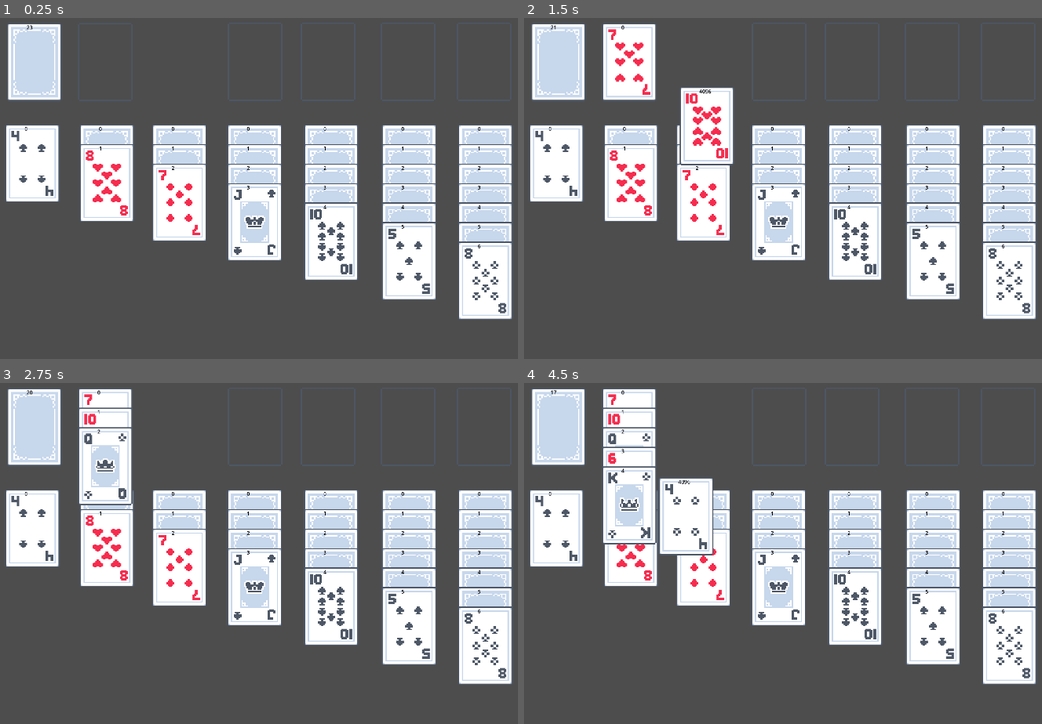
Above: before the commit, frames 1-4 (two rows, left to right).
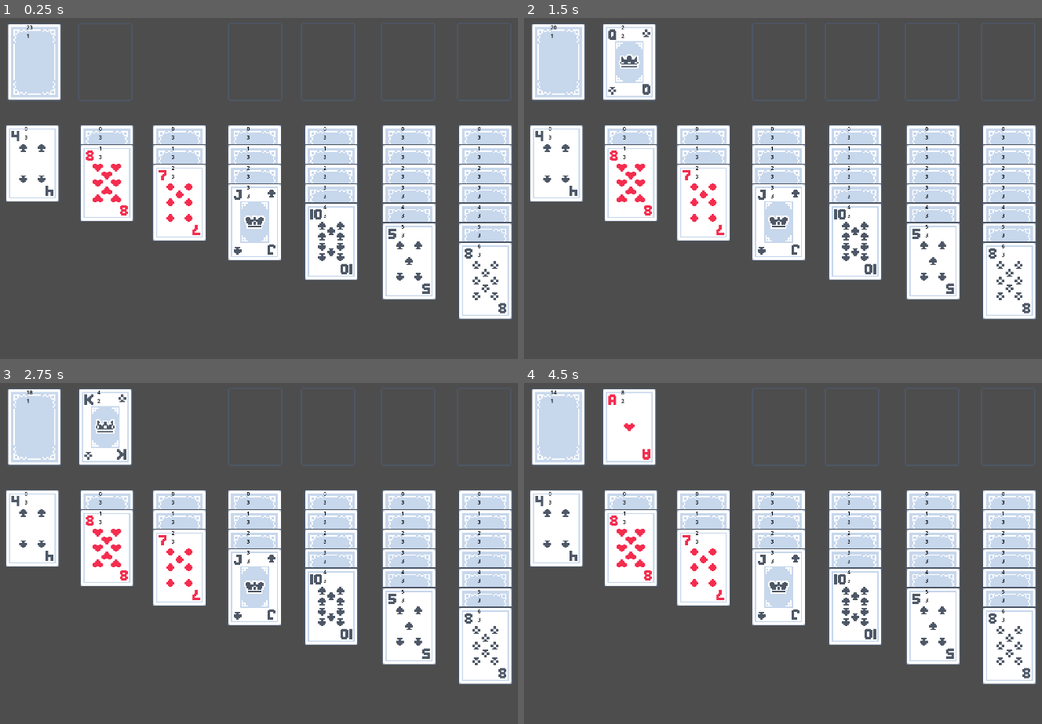
Above: after the commit, the same moments.

Repository: pekuja/plim-plom-solitaire
Game: Godot game, scene res://scenes/main.tscn
Same seed, same stepped clock (60 frames per second), same inputs: the game is played once before the commit and once after it.
Inputs (mouse positions are in pixels of both pictures, inside the frame that each line leads up to):
- Up to frame 1 (0.25 s): no input
- Up to frame 2 (1.5 s): tap Enter at 0.5 s; drag from (560, 62) to (886, 106) at 0.52 s; drag from (560, 62) to (793, 253) at 1.27 s
- Up to frame 3 (2.75 s): move the mouse to (36, 427) at 2.02 s; click (36, 427) at 2.17 s
- Up to frame 4 (4.5 s): tap Space at 2.75 s; drag from (560, 427) to (632, 495) at 2.77 s; drag from (560, 427) to (855, 546) at 3.52 s; drag from (560, 427) to (726, 461) at 4.27 s

The runs differ from the first frame. In frame 1, 0.1% of the frame differs, in the area x 4-93%, y 4-71%; in frame 2, 3.0%; in frame 3, 2.3%; in frame 4, 4.4%, in the area x 4-93%, y 2-71%.

Commit message:
Added "card locations" to keep track of the different parts of the game board, fixed deck dragging bug
Added a "card location" enum, which has the possible values of Deck, Draw, Pile and Stack, corresponding to different sections of the game board. Also added a script for the card piles, so I can also assign locations to them. They also have the functions is_top_card and is_legal_drop just like the Card script does. I should probably make them share an interface or maybe just have Card inherit from CardPile. The logic for legal drops is slightly different between these of course, but in both cases you can't drop cards on the deck or the draw pile, cards on piles go down in value with alternating colors and an empty pile can only take a king, while cards on stacks go up in value and only of the same suit, while an empty stack can only take an ace.

I also fixed the bug where clicking on the deck would initiate dragging the card, which turns out was because emitting the card_clicked signal would actually immediately call the connected function in main.gd, and this would immediately make the card draggable. I had expected the signals to go into an event queue or something, but it looks like they're handled synchronously, so I simply moved the emit call after dealing with the dragging logic in the Card input handling.

Also fixed some random issues where sometimes cards would end up offset when they shouldn't. Really they should only be offset when dropped on another card in a Pile.

Note: I should probably reconsider my naming scheme, particularly "pile" and "stack" are a bit ambiguous. I should check if there are generally accepted terms for these. I'm also using "pile" both as the term for the seven columns, as well as a generic term for any kind of grouping of cards piled on top of each other.

Diff:
--- /dev/null
+++ b/scenes/card_pile.gd
@@ -0,0 +1,19 @@
+class_name CardPile extends Node2D
+
+@export var location : Card.Location = Card.Location.None
+
+func is_top_card():
+	var child_card = get_node_or_null("Card")
+	return child_card == null
+
+func is_legal_drop(card : Card):
+	if location == Card.Location.None or location == Card.Location.Deck or location == Card.Location.Draw:
+		return false
+	if not is_top_card():
+		return false
+	if location == Card.Location.Stack and card.value != 1:
+		return false
+	if location == Card.Location.Pile and card.value != 13:
+		return false
+
+	return true
--- a/scenes/card_pile.tscn
+++ b/scenes/card_pile.tscn
@@ -1,10 +1,20 @@
-[gd_scene load_steps=2 format=3 uid="uid://drbmu8pyicaef"]
+[gd_scene load_steps=4 format=3 uid="uid://drbmu8pyicaef"]
 
 [ext_resource type="Texture2D" uid="uid://d18hguquqkvix" path="res://assets/card_frame.png" id="1_c4d6w"]
+[ext_resource type="Script" uid="uid://btq1lg88h713b" path="res://scenes/card_pile.gd" id="1_jmy31"]
+
+[sub_resource type="RectangleShape2D" id="RectangleShape2D_c4d6w"]
+size = Vector2(168, 240)
 
 [node name="Pile" type="Node2D"]
+script = ExtResource("1_jmy31")
 
 [node name="Sprite2D" type="Sprite2D" parent="."]
 texture_filter = 1
 scale = Vector2(4, 4)
 texture = ExtResource("1_c4d6w")
+
+[node name="Area2D" type="Area2D" parent="."]
+
+[node name="CollisionShape2D" type="CollisionShape2D" parent="Area2D"]
+shape = SubResource("RectangleShape2D_c4d6w")
--- a/scenes/main.tscn
+++ b/scenes/main.tscn
@@ -13,39 +13,52 @@
 
 [node name="Deck" parent="." instance=ExtResource("3_sugp2")]
 position = Vector2(-809, -371)
+location = 1
 
 [node name="Draw Pile" parent="." instance=ExtResource("3_sugp2")]
 position = Vector2(-592, -371)
+location = 2
 
 [node name="Stack 1" parent="." instance=ExtResource("3_sugp2")]
 position = Vector2(-133, -372)
+location = 4
 
 [node name="Stack 2" parent="." instance=ExtResource("3_sugp2")]
 position = Vector2(90, -372)
+location = 4
 
 [node name="Stack 3" parent="." instance=ExtResource("3_sugp2")]
 position = Vector2(335, -372)
+location = 4
 
 [node name="Stack 4" parent="." instance=ExtResource("3_sugp2")]
 position = Vector2(568, -372)
+location = 4
 
 [node name="Pile 1" parent="." instance=ExtResource("3_sugp2")]
 position = Vector2(-815, -60)
+location = 3
 
 [node name="Pile 2" parent="." instance=ExtResource("3_sugp2")]
 position = Vector2(-587, -60)
+location = 3
 
 [node name="Pile 3" parent="." instance=ExtResource("3_sugp2")]
 position = Vector2(-365, -60)
+location = 3
 
 [node name="Pile 4" parent="." instance=ExtResource("3_sugp2")]
 position = Vector2(-135, -60)
+location = 3
 
 [node name="Pile 5" parent="." instance=ExtResource("3_sugp2")]
 position = Vector2(100, -60)
+location = 3
 
 [node name="Pile 6" parent="." instance=ExtResource("3_sugp2")]
 position = Vector2(338, -60)
+location = 3
 
 [node name="Pile 7" parent="." instance=ExtResource("3_sugp2")]
 position = Vector2(572, -60)
+location = 3
--- a/scripts/card.gd
+++ b/scripts/card.gd
@@ -12,10 +12,20 @@
 	Spade = 3
 }
 
+enum Location
+{
+	None,
+	Deck,
+	Draw,
+	Pile,
+	Stack
+}
+
 @export var value = 1
 @export var suit : Suit = Suit.Heart
 @export var cardAtlas : Texture2D
 @export var is_face_up = true
+@export var location : Location = Location.None
 
 signal card_clicked
 
@@ -39,14 +49,20 @@
 	return suit == Suit.Club or suit == Suit.Spade
 
 func is_legal_drop(other_card : Card):
-	if not is_face_up:
+	if location == Location.None or location == Location.Deck or location == Location.Draw:
 		return false
 	if not is_top_card():
 		return false
-	if is_black() and other_card.is_black() or is_red() and other_card.is_red():
-		return false
-	if other_card.value != value - 1:
-		return false
+	if location == Location.Stack:
+		if suit != other_card.suit:
+			return false
+		if other_card.value != value + 1:
+			return false
+	if location == Location.Pile:
+		if (is_black() and other_card.is_black() or is_red() and other_card.is_red()):
+			return false
+		if other_card.value != value - 1:
+			return false
 
 	return true
 
@@ -58,7 +74,7 @@
 	update_texture()
 
 func _process(_delta):
-	_label.text = "%s" % z_index
+	_label.text = "%s\n%s" % [z_index, location]
 
 func is_draggable():
 	# TODO: Support dragging piles of cards
@@ -87,14 +103,14 @@
 	if event is InputEventMouseButton and event.button_index == MOUSE_BUTTON_LEFT:
 		if event.pressed == false and is_dragging:
 			var closest_distance = 0.0
-			var card_to_drop_on : Card = null
+			var card_to_drop_on = null
 			for other_area2D : Area2D in _area2D.get_overlapping_areas():
-				var other_card : Card = other_area2D.get_parent()
-				if other_card and other_card != self:
-					if other_card.is_legal_drop(self):
-						var distance = other_card.global_position.distance_squared_to(global_position)
+				var other_card_or_pile = other_area2D.get_parent()
+				if (other_card_or_pile is Card or other_card_or_pile is CardPile) and other_card_or_pile != self:
+					if other_card_or_pile.is_legal_drop(self):
+						var distance = other_card_or_pile.global_position.distance_squared_to(global_position)
 						if card_to_drop_on == null or distance < closest_distance:
-							card_to_drop_on = other_card
+							card_to_drop_on = other_card_or_pile
 							closest_distance = closest_distance
 
 
@@ -106,12 +122,20 @@
 					parent.update_texture()
 				parent.remove_child(self)
 				card_to_drop_on.add_child(self)
+				location = card_to_drop_on.location
 
 				position.x = 0
-				position.y = PILE_OFFSET
+				if card_to_drop_on.location == Location.Pile and card_to_drop_on is Card:
+					position.y = PILE_OFFSET
+				else:
+					position.y = 0
+
 			elif parent is Card:
 				position.x = 0
-				position.y = PILE_OFFSET
+				if parent.location == Location.Pile:
+					position.y = PILE_OFFSET
+				else:
+					position.y = 0
 				z_index = parent.z_index + 1
 			else:
 				position.x = 0
@@ -129,7 +153,6 @@
 				if card.z_index > z_index:
 					return
 
-			card_clicked.emit()
 			if is_draggable():
 				z_index = RenderingServer.CANVAS_ITEM_Z_MAX
 				is_dragging = true
@@ -137,6 +160,8 @@
 				update_texture()
 				dragging_offset = event.position - global_position
 
+			card_clicked.emit()
+
 func _on_area_2d_mouse_entered() -> void:
 	hovered_cards.append(self)
 
--- a/scripts/main.gd
+++ b/scripts/main.gd
@@ -49,6 +49,7 @@
 	for card in _card_deck:
 		card.z_index = index
 		if pile_index < 7:
+			card.location = Card.Location.Pile
 			var pile = _piles[pile_index]
 			if _deck_top_card:
 				card.position.y = Card.PILE_OFFSET
@@ -67,6 +68,7 @@
 				pile_index += 1
 
 		else:
+			card.location = Card.Location.Deck
 			if _deck_top_card:
 				_deck_top_card.add_child(card)
 			else:
@@ -92,6 +94,7 @@
 		_deck_top_card.z_index = 0
 	_deck_top_card.is_face_up = true
 	_deck_top_card.update_texture()
+	_deck_top_card.location = Card.Location.Draw
 
 	if parent is Card:
 		_deck_top_card = parent
Not shown, added: scenes/card_pile.gd.uid
